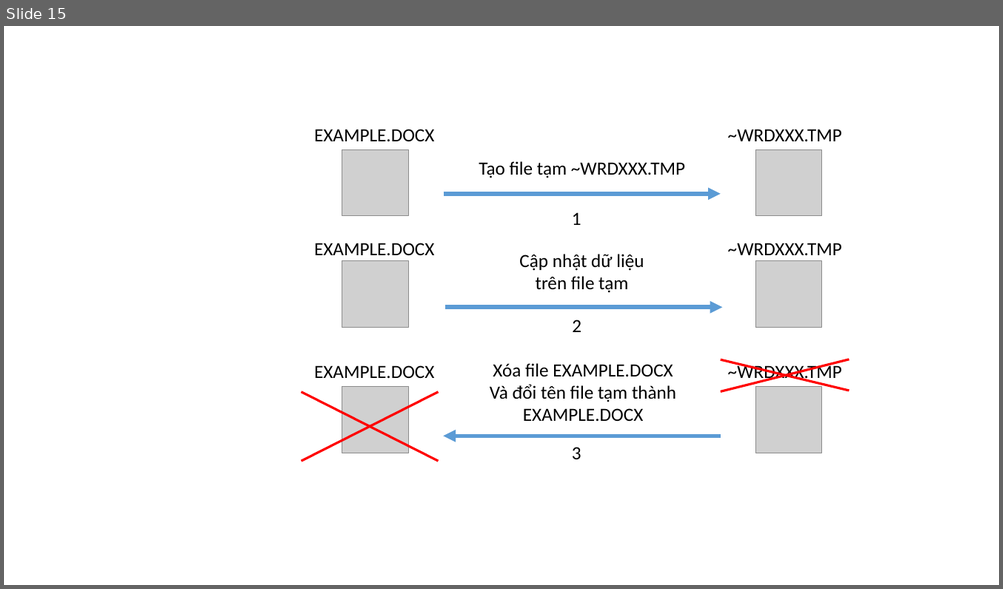
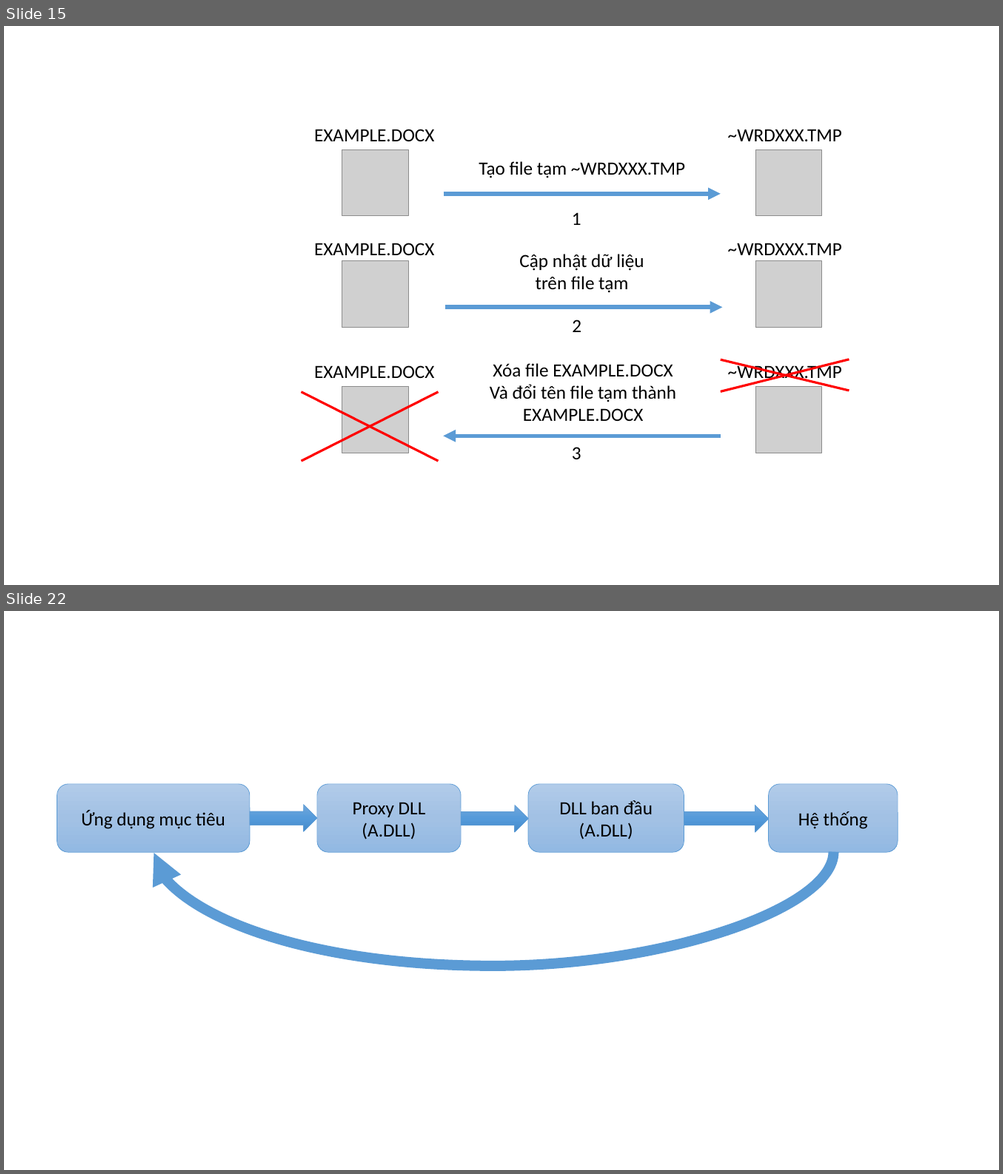
Before and after one commit to dotrungduchd/LUANVAN, a slide deck: Document/SODO.pptx. Shown one above the other, each under a label of ours: slide 15 before the commit, slides 15 and 22 after it; the slides between them are not shown. The pictures are 1003x589 and 1003x1174 pixels, drawn with LibreOffice and Linux fonts; fonts in the diff are those of the drawing; grey boxes stand for pictures. Boxes give left, top, right and bottom in pixels: in the first picture for what was removed or moved away, otherwise in the second. Text is boxed around its words. In the diff, an @@ line names an element or a change of style, - is before the commit and + after.

```diff
--- a/Document/SODO.pptx
+++ b/Document/SODO.pptx
@@ slide 22 added at [4,611,999,1170], background #FFFFFF @@
@@ rounded rectangle added at [57,784,250,853], fill gradient #B1CBE9 to #A3C1E5 to #93B9E4, outline #5B9BD5 0.5 pt, 18 pt, text #000000 @@
+Ứng dụng mục tiêu
@@ rounded rectangle added at [317,784,461,853], fill gradient #B1CBE9 to #A3C1E5 to #93B9E4, outline #5B9BD5 0.5 pt, 18 pt, text #000000 @@
+Proxy DLL
+(A.DLL)
@@ rounded rectangle added at [528,784,684,853], fill gradient #B1CBE9 to #A3C1E5 to #93B9E4, outline #5B9BD5 0.5 pt, 18 pt, text #000000 @@
+DLL ban đầu
+(A.DLL)
@@ rounded rectangle added at [768,784,897,853], fill gradient #B1CBE9 to #A3C1E5 to #93B9E4, outline #5B9BD5 0.5 pt, 18 pt, text #000000 @@
+Hệ thống
@@ right arrow added at [250,805,316,832], fill gradient #71A6DB to #559BDB to #448ACA, outline #5B9BD5 0.5 pt @@
@@ right arrow added at [461,806,528,832], fill gradient #71A6DB to #559BDB to #448ACA, outline #5B9BD5 0.5 pt @@
@@ right arrow added at [684,806,768,832], fill gradient #71A6DB to #559BDB to #448ACA, outline #5B9BD5 0.5 pt @@
@@ curved arrow added from (834, 852) to (154, 853), #5B9BD5 10 pt @@
```
Also in this commit, not shown: 1 slide changed, 6 other slides added, 1 other file.
